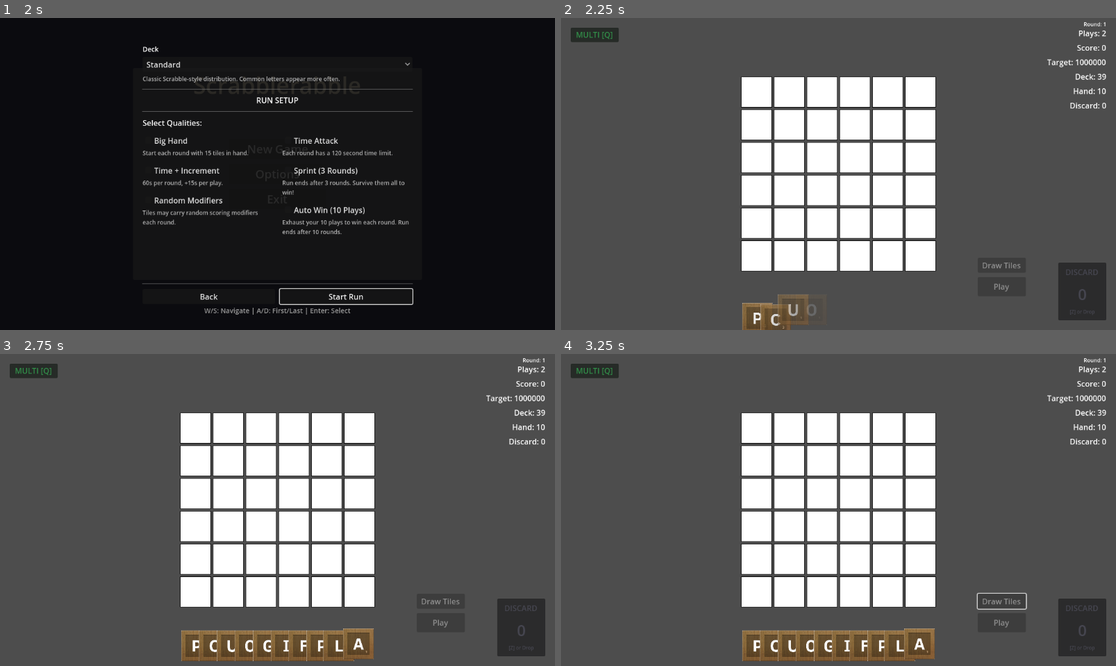
Above: before the commit, frames 1-4 (two rows, left to right).
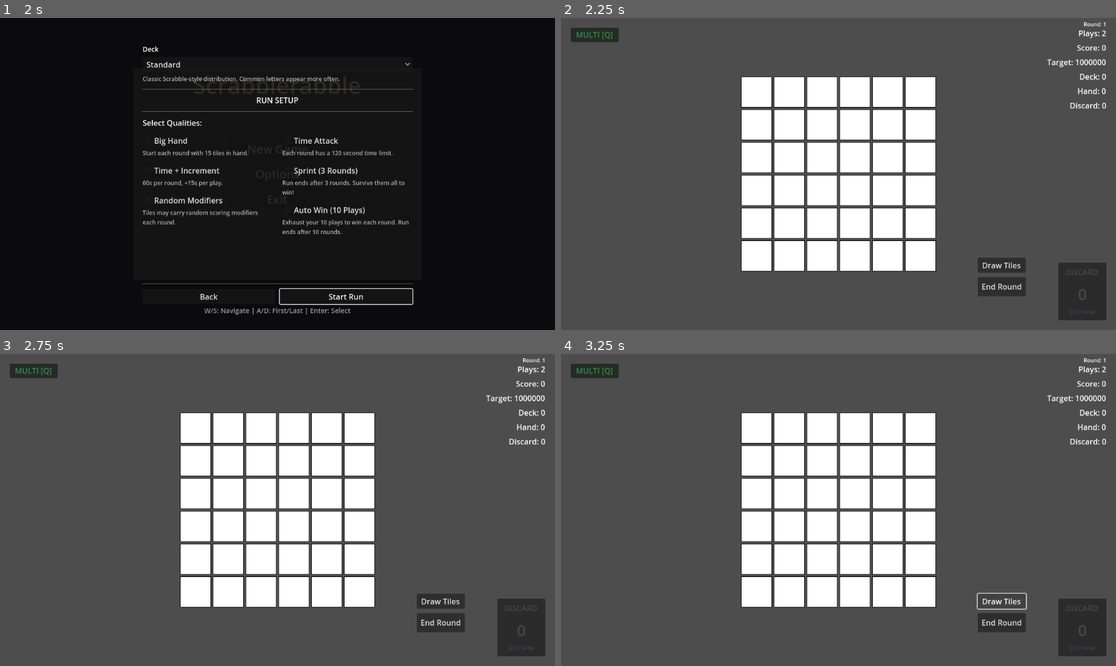
Above: after the commit, the same moments.

Repository: rcmilan/godot-scrabblerabble
Game: Godot game, scene res://scenes/title_screen/title_screen.tscn
The game is run twice, just before and just after one commit, with the same random seed, the same clock (stepped at 60 frames per second) and the same inputs.
Inputs (mouse positions are in pixels of both pictures, inside the frame that each line leads up to):
- Up to frame 1 (2 s): click "New Game" at 0.5 s; click "New Game" at 1.25 s
- Up to frame 2 (2.25 s): click "Start Run" at 2 s
- Up to frame 3 (2.75 s): no input
- Up to frame 4 (3.25 s): click (999, 600) at 2.75 s, where only the run after the commit has a clickable "Draw Tiles"

Frame 1 is identical in both runs. In frame 2, 1.2% of the frame differs, in the area x 32-99%, y 17-100%; in frame 3, 3.7%; in frame 4, 3.7%, in the area x 32-99%, y 17-99%.

Commit message:
fix: remove invalid UIDs and fix remaining case-sensitive paths in .tres files
- Removed all invalid uid= attributes from ext_resource entries
- Fixed remaining TileData → tile_data directory references
- Fixed remaining Tiles → tiles directory references
- Eliminated all UID-based warnings by using text paths exclusively

Diff:
--- a/data/bag_distribution/bag_default.tres
+++ b/data/bag_distribution/bag_default.tres
@@ -1,6 +1,6 @@
-[gd_resource type="Resource" script_class="BagDistribution" load_steps=2 format=3 uid="uid://bid2t50ifd402"]
+[gd_resource type="Resource" script_class="BagDistribution" load_steps=2 format=3]
 
-[ext_resource type="Script" uid="uid://dmo2awwrmb1jw" path="res://data/BagDistribution/bag_distribution.gd" id="1_q047y"]
+[ext_resource type="Script" path="res://data/BagDistribution/bag_distribution.gd" id="1_q047y"]
 
 [resource]
 script = ExtResource("1_q047y")
--- a/data/bag_distribution/bag_equal.tres
+++ b/data/bag_distribution/bag_equal.tres
@@ -1,6 +1,6 @@
-[gd_resource type="Resource" script_class="BagDistribution" load_steps=2 format=3 uid="uid://bag_equal_dist_1"]
+[gd_resource type="Resource" script_class="BagDistribution" load_steps=2 format=3]
 
-[ext_resource type="Script" uid="uid://dmo2awwrmb1jw" path="res://data/BagDistribution/bag_distribution.gd" id="1_q047y"]
+[ext_resource type="Script" path="res://data/BagDistribution/bag_distribution.gd" id="1_q047y"]
 
 [resource]
 script = ExtResource("1_q047y")
--- a/data/tile_data/tiles/tile_a.tres
+++ b/data/tile_data/tiles/tile_a.tres
@@ -1,7 +1,7 @@
-[gd_resource type="Resource" script_class="LetterTileData" load_steps=3 format=3 uid="uid://d1t3x52dwit42"]
+[gd_resource type="Resource" script_class="LetterTileData" load_steps=3 format=3]
 
-[ext_resource type="Script" uid="uid://b4ytc5recc55s" path="res://data/TileData/tile_data.gd" id="1_oihpx"]
-[ext_resource type="Texture2D" uid="uid://btl5hvev8xts0" path="res://assets/Tiles/letter_A.png" id="2_nwml5"]
+[ext_resource type="Script" path="res://data/tile_data/tile_data.gd" id="1_oihpx"]
+[ext_resource type="Texture2D" path="res://assets/tiles/letter_A.png" id="2_nwml5"]
 
 [resource]
 script = ExtResource("1_oihpx")
--- a/data/tile_data/tiles/tile_b.tres
+++ b/data/tile_data/tiles/tile_b.tres
@@ -1,7 +1,7 @@
-[gd_resource type="Resource" script_class="LetterTileData" load_steps=3 format=3 uid="uid://uvpoapts5qhy"]
+[gd_resource type="Resource" script_class="LetterTileData" load_steps=3 format=3]
 
-[ext_resource type="Script" uid="uid://b4ytc5recc55s" path="res://data/TileData/tile_data.gd" id="1_kbyqn"]
-[ext_resource type="Texture2D" uid="uid://dfccxy67b86m2" path="res://assets/Tiles/letter_B.png" id="2_fc4id"]
+[ext_resource type="Script" path="res://data/tile_data/tile_data.gd" id="1_kbyqn"]
+[ext_resource type="Texture2D" path="res://assets/tiles/letter_B.png" id="2_fc4id"]
 
 [resource]
 script = ExtResource("1_kbyqn")
--- a/data/tile_data/tiles/tile_c.tres
+++ b/data/tile_data/tiles/tile_c.tres
@@ -1,7 +1,7 @@
-[gd_resource type="Resource" script_class="LetterTileData" load_steps=3 format=3 uid="uid://cp7wd66hntkiq"]
+[gd_resource type="Resource" script_class="LetterTileData" load_steps=3 format=3]
 
-[ext_resource type="Script" uid="uid://b4ytc5recc55s" path="res://data/TileData/tile_data.gd" id="1_klyyj"]
-[ext_resource type="Texture2D" uid="uid://g466dycabdhl" path="res://assets/Tiles/letter_C.png" id="2_ufqgt"]
+[ext_resource type="Script" path="res://data/tile_data/tile_data.gd" id="1_klyyj"]
+[ext_resource type="Texture2D" path="res://assets/tiles/letter_C.png" id="2_ufqgt"]
 
 [resource]
 script = ExtResource("1_klyyj")
--- a/data/tile_data/tiles/tile_d.tres
+++ b/data/tile_data/tiles/tile_d.tres
@@ -1,7 +1,7 @@
-[gd_resource type="Resource" script_class="LetterTileData" load_steps=3 format=3 uid="uid://cgpfduyd4g38w"]
+[gd_resource type="Resource" script_class="LetterTileData" load_steps=3 format=3]
 
-[ext_resource type="Script" uid="uid://b4ytc5recc55s" path="res://data/TileData/tile_data.gd" id="1_ljxn7"]
-[ext_resource type="Texture2D" uid="uid://x7sqix1aeead" path="res://assets/Tiles/letter_D.png" id="2_i64nx"]
+[ext_resource type="Script" path="res://data/tile_data/tile_data.gd" id="1_ljxn7"]
+[ext_resource type="Texture2D" path="res://assets/tiles/letter_D.png" id="2_i64nx"]
 
 [resource]
 script = ExtResource("1_ljxn7")
--- a/data/tile_data/tiles/tile_e.tres
+++ b/data/tile_data/tiles/tile_e.tres
@@ -1,7 +1,7 @@
-[gd_resource type="Resource" script_class="LetterTileData" load_steps=3 format=3 uid="uid://b1prjomj3lxa8"]
+[gd_resource type="Resource" script_class="LetterTileData" load_steps=3 format=3]
 
-[ext_resource type="Script" uid="uid://b4ytc5recc55s" path="res://data/TileData/tile_data.gd" id="1_12ifc"]
-[ext_resource type="Texture2D" uid="uid://0oo87mv4ntd6" path="res://assets/Tiles/letter_E.png" id="2_w8her"]
+[ext_resource type="Script" path="res://data/tile_data/tile_data.gd" id="1_12ifc"]
+[ext_resource type="Texture2D" path="res://assets/tiles/letter_E.png" id="2_w8her"]
 
 [resource]
 script = ExtResource("1_12ifc")
--- a/data/tile_data/tiles/tile_f.tres
+++ b/data/tile_data/tiles/tile_f.tres
@@ -1,7 +1,7 @@
-[gd_resource type="Resource" script_class="LetterTileData" load_steps=3 format=3 uid="uid://bdny2flya8w7j"]
+[gd_resource type="Resource" script_class="LetterTileData" load_steps=3 format=3]
 
-[ext_resource type="Script" uid="uid://b4ytc5recc55s" path="res://data/TileData/tile_data.gd" id="1_mk3tk"]
-[ext_resource type="Texture2D" uid="uid://d1ym14tyhl0e0" path="res://assets/Tiles/letter_F.png" id="2_tl45i"]
+[ext_resource type="Script" path="res://data/tile_data/tile_data.gd" id="1_mk3tk"]
+[ext_resource type="Texture2D" path="res://assets/tiles/letter_F.png" id="2_tl45i"]
 
 [resource]
 script = ExtResource("1_mk3tk")
--- a/data/tile_data/tiles/tile_g.tres
+++ b/data/tile_data/tiles/tile_g.tres
@@ -1,7 +1,7 @@
-[gd_resource type="Resource" script_class="LetterTileData" load_steps=3 format=3 uid="uid://c32iwqjndstx8"]
+[gd_resource type="Resource" script_class="LetterTileData" load_steps=3 format=3]
 
-[ext_resource type="Script" uid="uid://b4ytc5recc55s" path="res://data/TileData/tile_data.gd" id="1_ivhsp"]
-[ext_resource type="Texture2D" uid="uid://do3rjvi2txn8r" path="res://assets/Tiles/letter_G.png" id="2_xcdxp"]
+[ext_resource type="Script" path="res://data/tile_data/tile_data.gd" id="1_ivhsp"]
+[ext_resource type="Texture2D" path="res://assets/tiles/letter_G.png" id="2_xcdxp"]
 
 [resource]
 script = ExtResource("1_ivhsp")
--- a/data/tile_data/tiles/tile_h.tres
+++ b/data/tile_data/tiles/tile_h.tres
@@ -1,7 +1,7 @@
-[gd_resource type="Resource" script_class="LetterTileData" load_steps=3 format=3 uid="uid://mkw3ghbc0ih6"]
+[gd_resource type="Resource" script_class="LetterTileData" load_steps=3 format=3]
 
-[ext_resource type="Script" uid="uid://b4ytc5recc55s" path="res://data/TileData/tile_data.gd" id="1_mwd8a"]
-[ext_resource type="Texture2D" uid="uid://oq77ng6s0axo" path="res://assets/Tiles/letter_H.png" id="2_3w1wq"]
+[ext_resource type="Script" path="res://data/tile_data/tile_data.gd" id="1_mwd8a"]
+[ext_resource type="Texture2D" path="res://assets/tiles/letter_H.png" id="2_3w1wq"]
 
 [resource]
 script = ExtResource("1_mwd8a")
--- a/data/tile_data/tiles/tile_i.tres
+++ b/data/tile_data/tiles/tile_i.tres
@@ -1,7 +1,7 @@
-[gd_resource type="Resource" script_class="LetterTileData" load_steps=3 format=3 uid="uid://d2yfgmea82c42"]
+[gd_resource type="Resource" script_class="LetterTileData" load_steps=3 format=3]
 
-[ext_resource type="Script" uid="uid://b4ytc5recc55s" path="res://data/TileData/tile_data.gd" id="1_5kqbl"]
-[ext_resource type="Texture2D" uid="uid://7y2b0x6y61mw" path="res://assets/Tiles/letter_I.png" id="2_luxcn"]
+[ext_resource type="Script" path="res://data/tile_data/tile_data.gd" id="1_5kqbl"]
+[ext_resource type="Texture2D" path="res://assets/tiles/letter_I.png" id="2_luxcn"]
 
 [resource]
 script = ExtResource("1_5kqbl")
--- a/data/tile_data/tiles/tile_j.tres
+++ b/data/tile_data/tiles/tile_j.tres
@@ -1,7 +1,7 @@
-[gd_resource type="Resource" script_class="LetterTileData" load_steps=3 format=3 uid="uid://b6m47ildjtxhm"]
+[gd_resource type="Resource" script_class="LetterTileData" load_steps=3 format=3]
 
-[ext_resource type="Script" uid="uid://b4ytc5recc55s" path="res://data/TileData/tile_data.gd" id="1_yrs3o"]
-[ext_resource type="Texture2D" uid="uid://b4osfi4h0ktkv" path="res://assets/Tiles/letter_J.png" id="2_4vsau"]
+[ext_resource type="Script" path="res://data/tile_data/tile_data.gd" id="1_yrs3o"]
+[ext_resource type="Texture2D" path="res://assets/tiles/letter_J.png" id="2_4vsau"]
 
 [resource]
 script = ExtResource("1_yrs3o")
--- a/data/tile_data/tiles/tile_k.tres
+++ b/data/tile_data/tiles/tile_k.tres
@@ -1,7 +1,7 @@
-[gd_resource type="Resource" script_class="LetterTileData" load_steps=3 format=3 uid="uid://tbxfysiuq4ei"]
+[gd_resource type="Resource" script_class="LetterTileData" load_steps=3 format=3]
 
-[ext_resource type="Script" uid="uid://b4ytc5recc55s" path="res://data/TileData/tile_data.gd" id="1_nstq6"]
-[ext_resource type="Texture2D" uid="uid://bvfgamxedbyi7" path="res://assets/Tiles/letter_K.png" id="2_lme82"]
+[ext_resource type="Script" path="res://data/tile_data/tile_data.gd" id="1_nstq6"]
+[ext_resource type="Texture2D" path="res://assets/tiles/letter_K.png" id="2_lme82"]
 
 [resource]
 script = ExtResource("1_nstq6")
--- a/data/tile_data/tiles/tile_l.tres
+++ b/data/tile_data/tiles/tile_l.tres
@@ -1,7 +1,7 @@
-[gd_resource type="Resource" script_class="LetterTileData" load_steps=3 format=3 uid="uid://ddpbq1i8eiqic"]
+[gd_resource type="Resource" script_class="LetterTileData" load_steps=3 format=3]
 
-[ext_resource type="Script" uid="uid://b4ytc5recc55s" path="res://data/TileData/tile_data.gd" id="1_rt71h"]
-[ext_resource type="Texture2D" uid="uid://b8wjslxqiyhkb" path="res://assets/Tiles/letter_L.png" id="2_l83qh"]
+[ext_resource type="Script" path="res://data/tile_data/tile_data.gd" id="1_rt71h"]
+[ext_resource type="Texture2D" path="res://assets/tiles/letter_L.png" id="2_l83qh"]
 
 [resource]
 script = ExtResource("1_rt71h")
--- a/data/tile_data/tiles/tile_m.tres
+++ b/data/tile_data/tiles/tile_m.tres
@@ -1,7 +1,7 @@
-[gd_resource type="Resource" script_class="LetterTileData" load_steps=3 format=3 uid="uid://bowapqi2lscgq"]
+[gd_resource type="Resource" script_class="LetterTileData" load_steps=3 format=3]
 
-[ext_resource type="Script" uid="uid://b4ytc5recc55s" path="res://data/TileData/tile_data.gd" id="1_fs5gs"]
-[ext_resource type="Texture2D" uid="uid://bqnlyd1km3esl" path="res://assets/Tiles/letter_M.png" id="2_wny2w"]
+[ext_resource type="Script" path="res://data/tile_data/tile_data.gd" id="1_fs5gs"]
+[ext_resource type="Texture2D" path="res://assets/tiles/letter_M.png" id="2_wny2w"]
 
 [resource]
 script = ExtResource("1_fs5gs")
--- a/data/tile_data/tiles/tile_n.tres
+++ b/data/tile_data/tiles/tile_n.tres
@@ -1,7 +1,7 @@
-[gd_resource type="Resource" script_class="LetterTileData" load_steps=3 format=3 uid="uid://ddyt420x1xp5m"]
+[gd_resource type="Resource" script_class="LetterTileData" load_steps=3 format=3]
 
-[ext_resource type="Script" uid="uid://b4ytc5recc55s" path="res://data/TileData/tile_data.gd" id="1_tmdbx"]
-[ext_resource type="Texture2D" uid="uid://dh4plhwgris6e" path="res://assets/Tiles/letter_N.png" id="2_7ihmp"]
+[ext_resource type="Script" path="res://data/tile_data/tile_data.gd" id="1_tmdbx"]
+[ext_resource type="Texture2D" path="res://assets/tiles/letter_N.png" id="2_7ihmp"]
 
 [resource]
 script = ExtResource("1_tmdbx")
--- a/data/tile_data/tiles/tile_o.tres
+++ b/data/tile_data/tiles/tile_o.tres
@@ -1,7 +1,7 @@
-[gd_resource type="Resource" script_class="LetterTileData" load_steps=3 format=3 uid="uid://w3r6eushpy6n"]
+[gd_resource type="Resource" script_class="LetterTileData" load_steps=3 format=3]
 
-[ext_resource type="Script" uid="uid://b4ytc5recc55s" path="res://data/TileData/tile_data.gd" id="1_0tbnm"]
-[ext_resource type="Texture2D" uid="uid://ct3jukn3237c0" path="res://assets/Tiles/letter_O.png" id="2_t5vrp"]
+[ext_resource type="Script" path="res://data/tile_data/tile_data.gd" id="1_0tbnm"]
+[ext_resource type="Texture2D" path="res://assets/tiles/letter_O.png" id="2_t5vrp"]
 
 [resource]
 script = ExtResource("1_0tbnm")
--- a/data/tile_data/tiles/tile_p.tres
+++ b/data/tile_data/tiles/tile_p.tres
@@ -1,7 +1,7 @@
-[gd_resource type="Resource" script_class="LetterTileData" load_steps=3 format=3 uid="uid://cn2fllr5kn2nj"]
+[gd_resource type="Resource" script_class="LetterTileData" load_steps=3 format=3]
 
-[ext_resource type="Script" uid="uid://b4ytc5recc55s" path="res://data/TileData/tile_data.gd" id="1_kqitw"]
-[ext_resource type="Texture2D" uid="uid://djvenbqfmle78" path="res://assets/Tiles/letter_P.png" id="2_da3ff"]
+[ext_resource type="Script" path="res://data/tile_data/tile_data.gd" id="1_kqitw"]
+[ext_resource type="Texture2D" path="res://assets/tiles/letter_P.png" id="2_da3ff"]
 
 [resource]
 script = ExtResource("1_kqitw")
--- a/data/tile_data/tiles/tile_q.tres
+++ b/data/tile_data/tiles/tile_q.tres
@@ -1,7 +1,7 @@
-[gd_resource type="Resource" script_class="LetterTileData" load_steps=3 format=3 uid="uid://cgbj6y6ckcbmp"]
+[gd_resource type="Resource" script_class="LetterTileData" load_steps=3 format=3]
 
-[ext_resource type="Script" uid="uid://b4ytc5recc55s" path="res://data/TileData/tile_data.gd" id="1_48w5d"]
-[ext_resource type="Texture2D" uid="uid://dbh3yrwlfdhr8" path="res://assets/Tiles/letter_Q.png" id="2_e2ijs"]
+[ext_resource type="Script" path="res://data/tile_data/tile_data.gd" id="1_48w5d"]
+[ext_resource type="Texture2D" path="res://assets/tiles/letter_Q.png" id="2_e2ijs"]
 
 [resource]
 script = ExtResource("1_48w5d")
--- a/data/tile_data/tiles/tile_r.tres
+++ b/data/tile_data/tiles/tile_r.tres
@@ -1,7 +1,7 @@
-[gd_resource type="Resource" script_class="LetterTileData" load_steps=3 format=3 uid="uid://dqqh0lv8i8xpf"]
+[gd_resource type="Resource" script_class="LetterTileData" load_steps=3 format=3]
 
-[ext_resource type="Script" uid="uid://b4ytc5recc55s" path="res://data/TileData/tile_data.gd" id="1_avamy"]
-[ext_resource type="Texture2D" uid="uid://jlilsuloxe8d" path="res://assets/Tiles/letter_R.png" id="2_r7eov"]
+[ext_resource type="Script" path="res://data/tile_data/tile_data.gd" id="1_avamy"]
+[ext_resource type="Texture2D" path="res://assets/tiles/letter_R.png" id="2_r7eov"]
 
 [resource]
 script = ExtResource("1_avamy")
--- a/data/tile_data/tiles/tile_s.tres
+++ b/data/tile_data/tiles/tile_s.tres
@@ -1,7 +1,7 @@
-[gd_resource type="Resource" script_class="LetterTileData" load_steps=3 format=3 uid="uid://b7c26emiub5qc"]
+[gd_resource type="Resource" script_class="LetterTileData" load_steps=3 format=3]
 
-[ext_resource type="Script" uid="uid://b4ytc5recc55s" path="res://data/TileData/tile_data.gd" id="1_1ohth"]
-[ext_resource type="Texture2D" uid="uid://c364uwwfu6e6y" path="res://assets/Tiles/letter_S.png" id="2_3een3"]
+[ext_resource type="Script" path="res://data/tile_data/tile_data.gd" id="1_1ohth"]
+[ext_resource type="Texture2D" path="res://assets/tiles/letter_S.png" id="2_3een3"]
 
 [resource]
 script = ExtResource("1_1ohth")
--- a/data/tile_data/tiles/tile_t.tres
+++ b/data/tile_data/tiles/tile_t.tres
@@ -1,7 +1,7 @@
-[gd_resource type="Resource" script_class="LetterTileData" load_steps=3 format=3 uid="uid://cluix2xn4j4fd"]
+[gd_resource type="Resource" script_class="LetterTileData" load_steps=3 format=3]
 
-[ext_resource type="Script" uid="uid://b4ytc5recc55s" path="res://data/TileData/tile_data.gd" id="1_4qd0i"]
-[ext_resource type="Texture2D" uid="uid://cufk1cps8h5th" path="res://assets/Tiles/letter_T.png" id="2_rjjrr"]
+[ext_resource type="Script" path="res://data/tile_data/tile_data.gd" id="1_4qd0i"]
+[ext_resource type="Texture2D" path="res://assets/tiles/letter_T.png" id="2_rjjrr"]
 
 [resource]
 script = ExtResource("1_4qd0i")
--- a/data/tile_data/tiles/tile_u.tres
+++ b/data/tile_data/tiles/tile_u.tres
@@ -1,7 +1,7 @@
-[gd_resource type="Resource" script_class="LetterTileData" load_steps=3 format=3 uid="uid://che3sreuj7ndu"]
+[gd_resource type="Resource" script_class="LetterTileData" load_steps=3 format=3]
 
-[ext_resource type="Script" uid="uid://b4ytc5recc55s" path="res://data/TileData/tile_data.gd" id="1_4tqd5"]
-[ext_resource type="Texture2D" uid="uid://crcpv2ww8nxlr" path="res://assets/Tiles/letter_U.png" id="2_2rlsh"]
+[ext_resource type="Script" path="res://data/tile_data/tile_data.gd" id="1_4tqd5"]
+[ext_resource type="Texture2D" path="res://assets/tiles/letter_U.png" id="2_2rlsh"]
 
 [resource]
 script = ExtResource("1_4tqd5")
--- a/data/tile_data/tiles/tile_v.tres
+++ b/data/tile_data/tiles/tile_v.tres
@@ -1,7 +1,7 @@
-[gd_resource type="Resource" script_class="LetterTileData" load_steps=3 format=3 uid="uid://ccfj17m280ik7"]
+[gd_resource type="Resource" script_class="LetterTileData" load_steps=3 format=3]
 
-[ext_resource type="Script" uid="uid://b4ytc5recc55s" path="res://data/TileData/tile_data.gd" id="1_jt3op"]
-[ext_resource type="Texture2D" uid="uid://eoxq7mejvr4e" path="res://assets/Tiles/letter_V.png" id="2_cy5ao"]
+[ext_resource type="Script" path="res://data/tile_data/tile_data.gd" id="1_jt3op"]
+[ext_resource type="Texture2D" path="res://assets/tiles/letter_V.png" id="2_cy5ao"]
 
 [resource]
 script = ExtResource("1_jt3op")
--- a/data/tile_data/tiles/tile_w.tres
+++ b/data/tile_data/tiles/tile_w.tres
@@ -1,7 +1,7 @@
-[gd_resource type="Resource" script_class="LetterTileData" load_steps=3 format=3 uid="uid://duohs6v0eqxq3"]
+[gd_resource type="Resource" script_class="LetterTileData" load_steps=3 format=3]
 
-[ext_resource type="Script" uid="uid://b4ytc5recc55s" path="res://data/TileData/tile_data.gd" id="1_ytp5v"]
-[ext_resource type="Texture2D" uid="uid://g6givvo3piit" path="res://assets/Tiles/letter_W.png" id="2_u2yri"]
+[ext_resource type="Script" path="res://data/tile_data/tile_data.gd" id="1_ytp5v"]
+[ext_resource type="Texture2D" path="res://assets/tiles/letter_W.png" id="2_u2yri"]
 
 [resource]
 script = ExtResource("1_ytp5v")
--- a/data/tile_data/tiles/tile_x.tres
+++ b/data/tile_data/tiles/tile_x.tres
@@ -1,7 +1,7 @@
-[gd_resource type="Resource" script_class="LetterTileData" load_steps=3 format=3 uid="uid://dkb8a22ld3dwb"]
+[gd_resource type="Resource" script_class="LetterTileData" load_steps=3 format=3]
 
-[ext_resource type="Script" uid="uid://b4ytc5recc55s" path="res://data/TileData/tile_data.gd" id="1_nf0rm"]
-[ext_resource type="Texture2D" uid="uid://cqkwu2d4npftv" path="res://assets/Tiles/letter_X.png" id="2_2gas1"]
+[ext_resource type="Script" path="res://data/tile_data/tile_data.gd" id="1_nf0rm"]
+[ext_resource type="Texture2D" path="res://assets/tiles/letter_X.png" id="2_2gas1"]
 
 [resource]
 script = ExtResource("1_nf0rm")
--- a/data/tile_data/tiles/tile_y.tres
+++ b/data/tile_data/tiles/tile_y.tres
@@ -1,7 +1,7 @@
-[gd_resource type="Resource" script_class="LetterTileData" load_steps=3 format=3 uid="uid://ut6uj34vr35c"]
+[gd_resource type="Resource" script_class="LetterTileData" load_steps=3 format=3]
 
-[ext_resource type="Script" uid="uid://b4ytc5recc55s" path="res://data/TileData/tile_data.gd" id="1_1icrp"]
-[ext_resource type="Texture2D" uid="uid://lei1ptykoegs" path="res://assets/Tiles/letter_Y.png" id="2_t0ub8"]
+[ext_resource type="Script" path="res://data/tile_data/tile_data.gd" id="1_1icrp"]
+[ext_resource type="Texture2D" path="res://assets/tiles/letter_Y.png" id="2_t0ub8"]
 
 [resource]
 script = ExtResource("1_1icrp")
--- a/data/tile_data/tiles/tile_z.tres
+++ b/data/tile_data/tiles/tile_z.tres
@@ -1,7 +1,7 @@
-[gd_resource type="Resource" script_class="LetterTileData" load_steps=3 format=3 uid="uid://loh6k6urgkq5"]
+[gd_resource type="Resource" script_class="LetterTileData" load_steps=3 format=3]
 
-[ext_resource type="Script" uid="uid://b4ytc5recc55s" path="res://data/TileData/tile_data.gd" id="1_ekg2s"]
-[ext_resource type="Texture2D" uid="uid://bo4i3b873fpnu" path="res://assets/Tiles/letter_Z.png" id="2_sh44n"]
+[ext_resource type="Script" path="res://data/tile_data/tile_data.gd" id="1_ekg2s"]
+[ext_resource type="Texture2D" path="res://assets/tiles/letter_Z.png" id="2_sh44n"]
 
 [resource]
 script = ExtResource("1_ekg2s")
